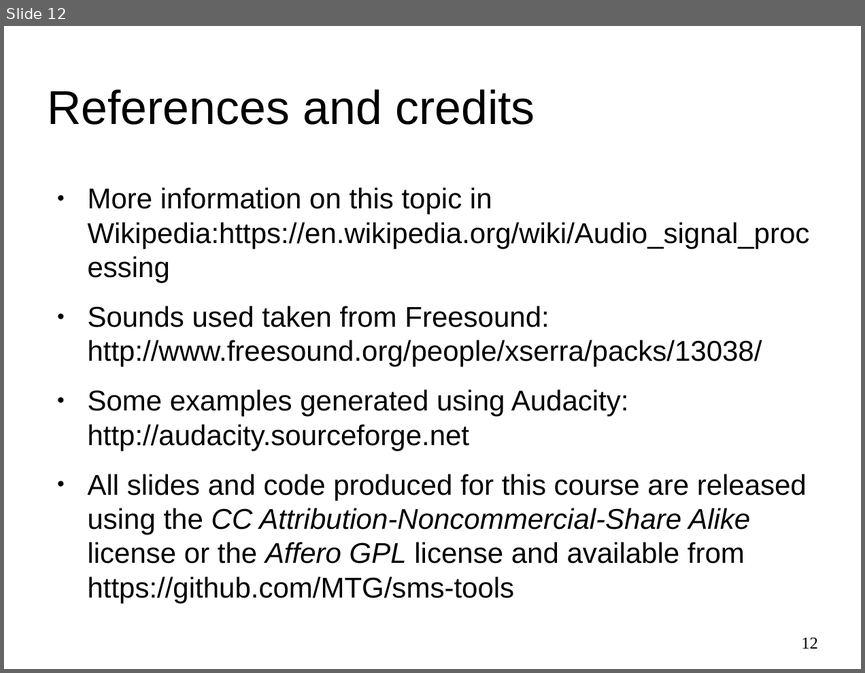
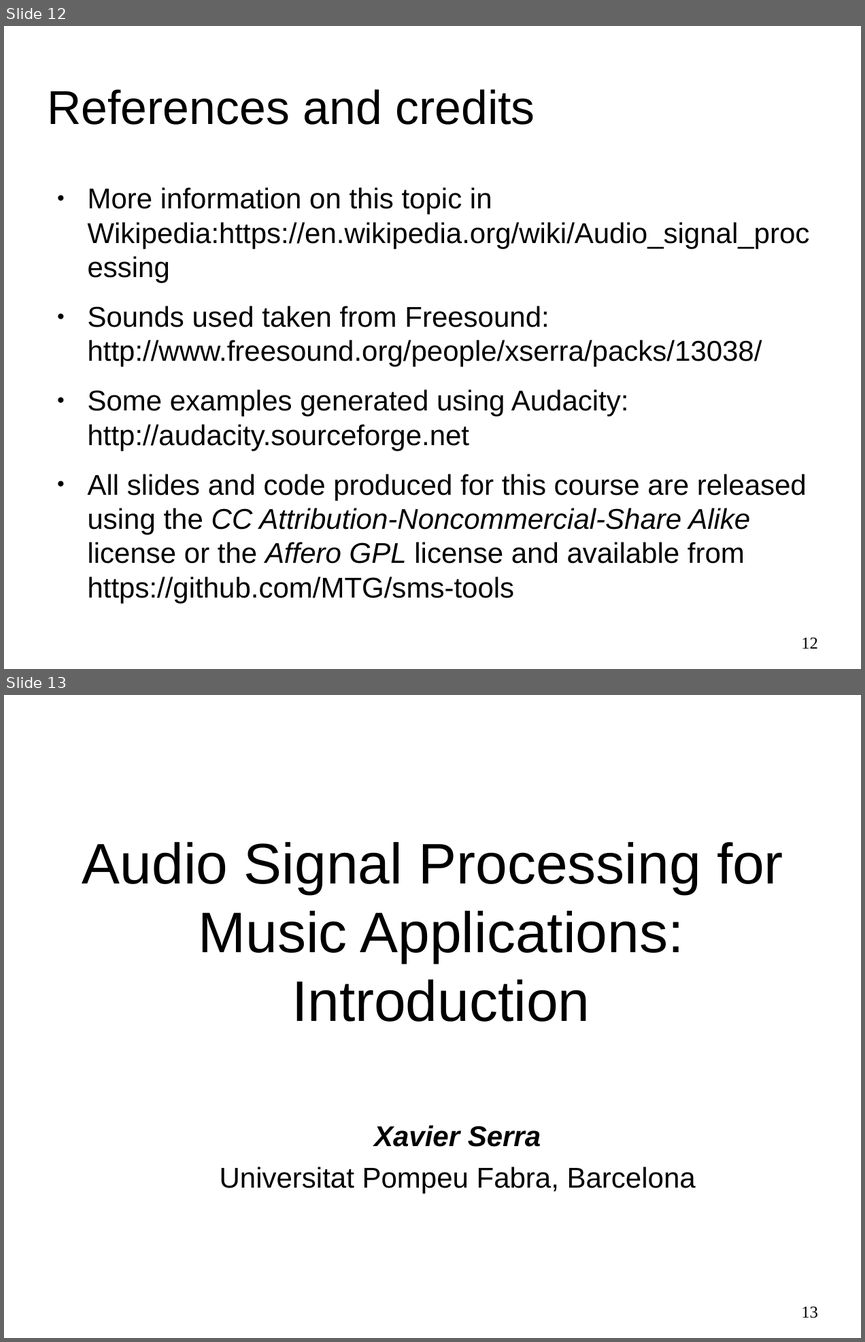
Before and after one commit to MTG/sms-tools, a slide deck: lectures/1-Introduction/Intro-to-DSP.odp. Shown one above the other, each under a label of ours: slide 12 before the commit, slides 12 and 13 after it. The pictures are 865x673 and 865x1342 pixels, drawn with LibreOffice and Linux fonts; fonts in the diff are those of the drawing. Boxes give left, top, right and bottom in pixels: in the first picture for what was removed or moved away, otherwise in the second. Text is boxed around its words. In the diff, an @@ line names an element or a change of style, - is before the commit and + after.

```diff
--- a/lectures/1-Introduction/Intro-to-DSP.odp
+++ b/lectures/1-Introduction/Intro-to-DSP.odp
@@ slide 13 added at <box>4,695,861,1338</box>, background #FFFFFF @@
@@ title added at <box>82,842,783,1021</box>, 48 pt, text #000000 @@
+Audio Signal Processing for
+Music Applications: Introduction
@@ text added at <box>220,1125,696,1193</box>, 24 pt, text #000000 @@
+Xavier Serra
+Universitat Pompeu Fabra, Barcelona
@@ page number added at <box>801,1306,818,1318</box>, 14 pt, text #000000 @@
+13
```
Also in this commit, not shown: 22 other files.
